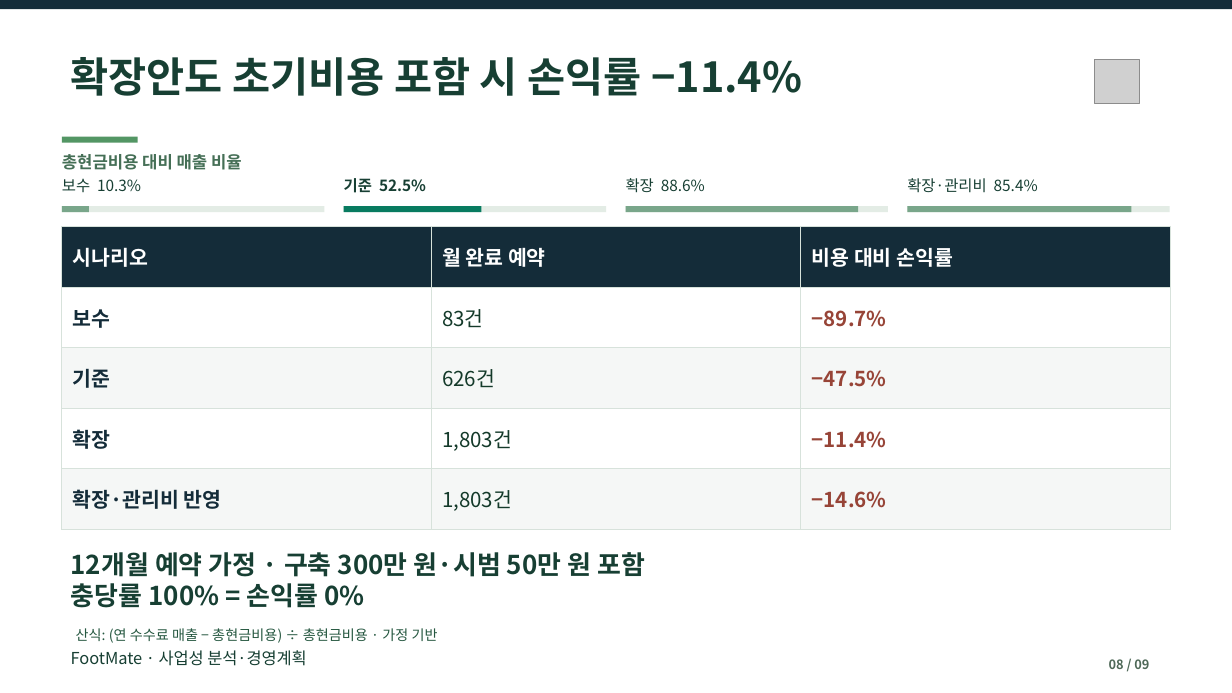
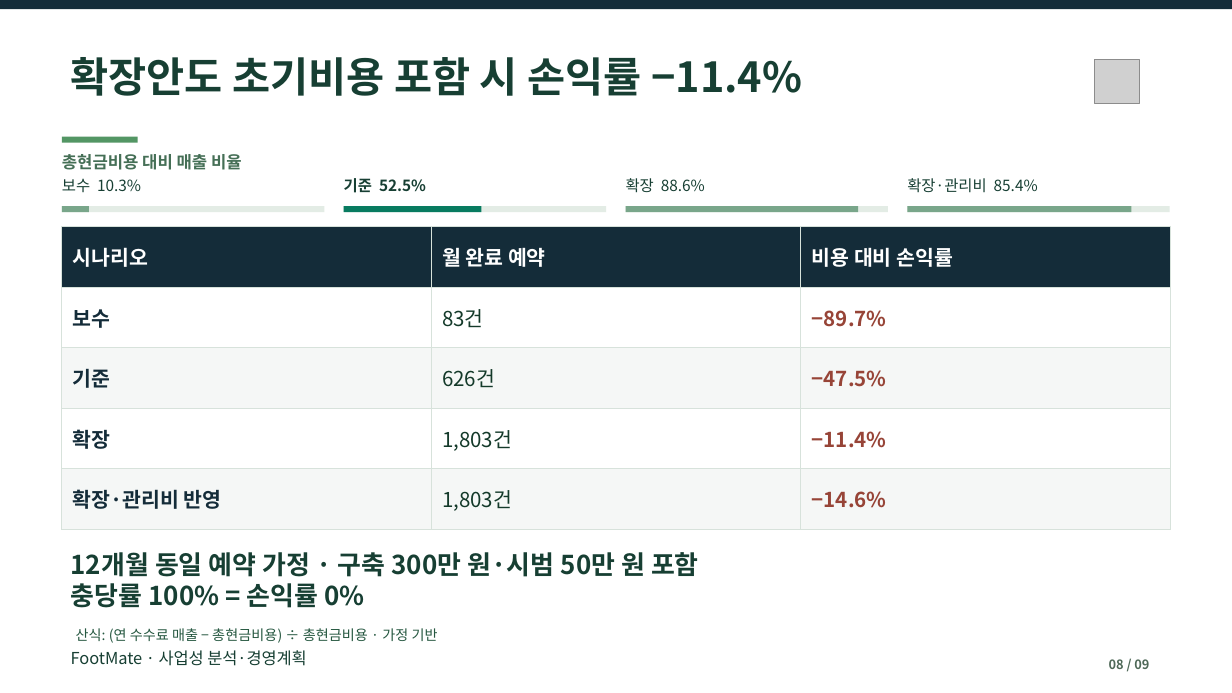
Before and after one commit to dohyunkimmm/footmate, a slide deck: slide 8 of src/case-study/downloads/footmate_report.pptx. Drawn at 1232x693 pixels with LibreOffice and Linux fonts; fonts in the diff are those of the drawing; grey boxes stand for pictures. Boxes give left, top, right and bottom in pixels: in the first picture for what was removed or moved away, otherwise in the second. Text is boxed around its words. In the diff, an @@ line names an element or a change of style, - is before the commit and + after.

```diff
--- a/src/case-study/downloads/footmate_report.pptx
+++ b/src/case-study/downloads/footmate_report.pptx
@@ text at (71,552,699,608): text changed @@
-12개월 예약 가정 · 구축 300만 원·시범 50만 원 포함
-충당률 100% = 손익률 0%
+12개월 동일 예약 가정 · 구축 300만 원·시범 50만 원 포함
+충당률 100% = 손익률 0%
```
Also in this commit, not shown: 2 other files.
